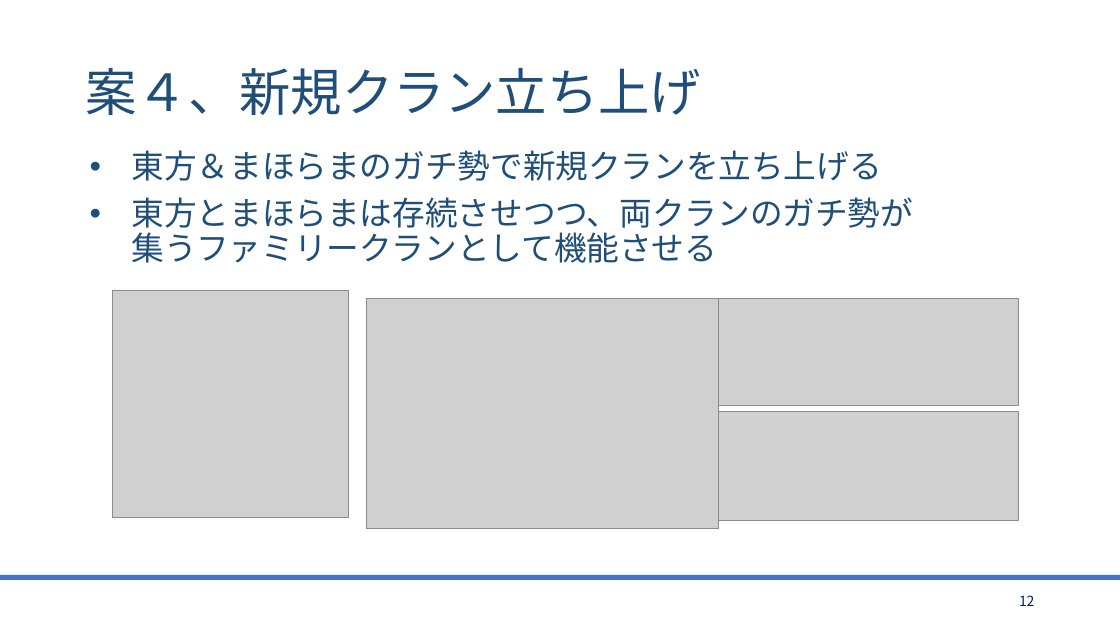
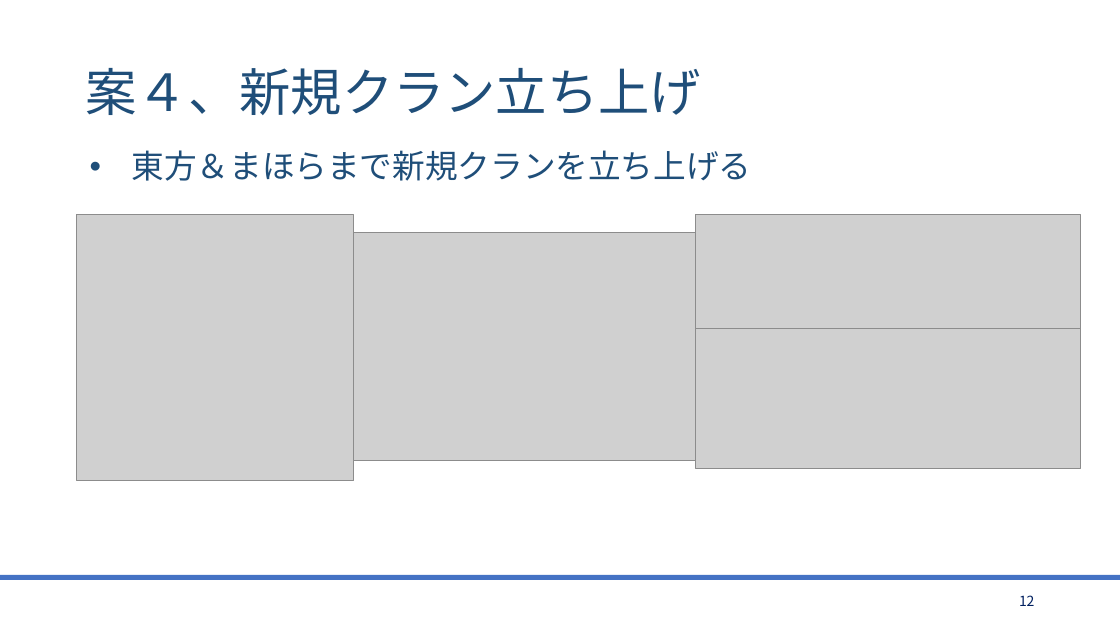
Before and after one commit to bigtreeCoC/documents, a slide deck: slide 12 of 東方とまほらまの今後について.pptx. Drawn at 1120x630 pixels with LibreOffice and Linux fonts; fonts in the diff are those of the drawing; grey boxes stand for pictures. Boxes give left, top, right and bottom in pixels: in the first picture for what was removed or moved away, otherwise in the second. Text is boxed around its words. In the diff, an @@ line names an element or a change of style, - is before the commit and + after.

Commit message:
東方とまほらま(4版) TOMARIGIについて

```diff
--- a/東方とまほらまの今後について.pptx
+++ b/東方とまほらまの今後について.pptx
@@ text at box(132, 150, 752, 181): text changed @@
-• 東方＆まほらまのガチ勢で新規クランを立ち上げる
-• 東方とまほらまは存続させつつ、両クランのガチ勢が
-  集うファミリークランとして機能させる
+• 東方＆まほらまで新規クランを立ち上げる
@@ picture: place and size @@
-picture at box(112, 291, 349, 518)
+picture at box(76, 215, 354, 481)
@@ picture: place and size @@
-picture at box(366, 298, 718, 529)
+picture at box(354, 233, 702, 461)
@@ picture: place and size @@
-picture at box(718, 298, 1018, 406)
+picture at box(696, 215, 1081, 354)
@@ picture: place and size @@
-picture at box(718, 412, 1018, 520)
+picture at box(696, 329, 1081, 468)
```
Also in this commit, not shown: 10 other slides changed, 9 slides added, 3 other files.
